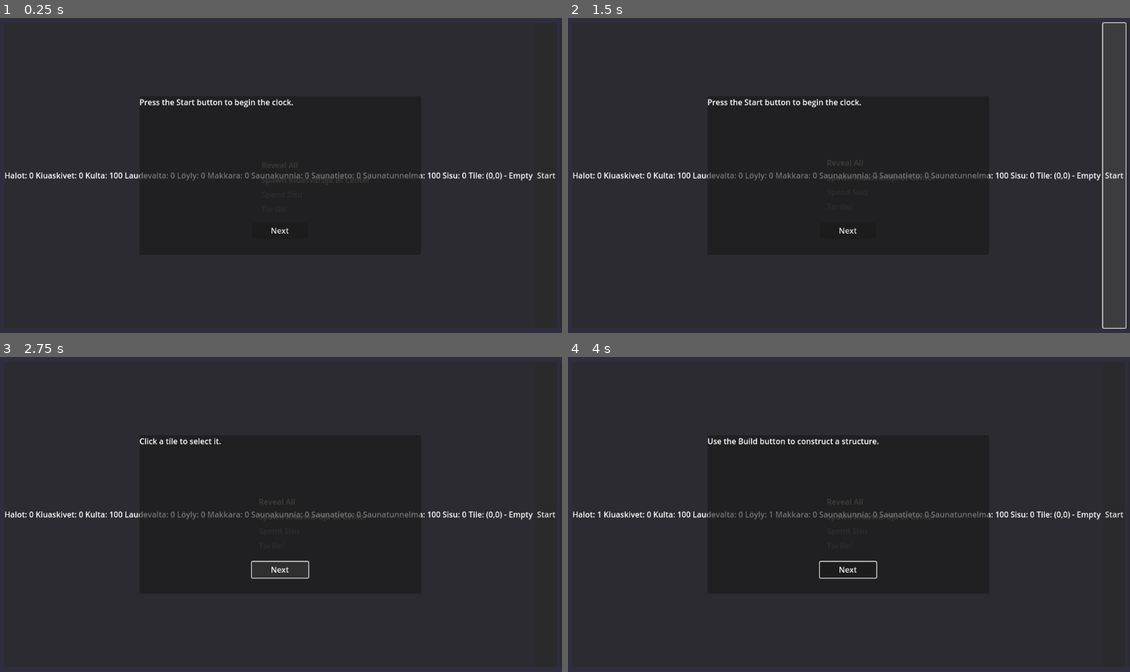
Above: before the commit, frames 1-4 (two rows, left to right).
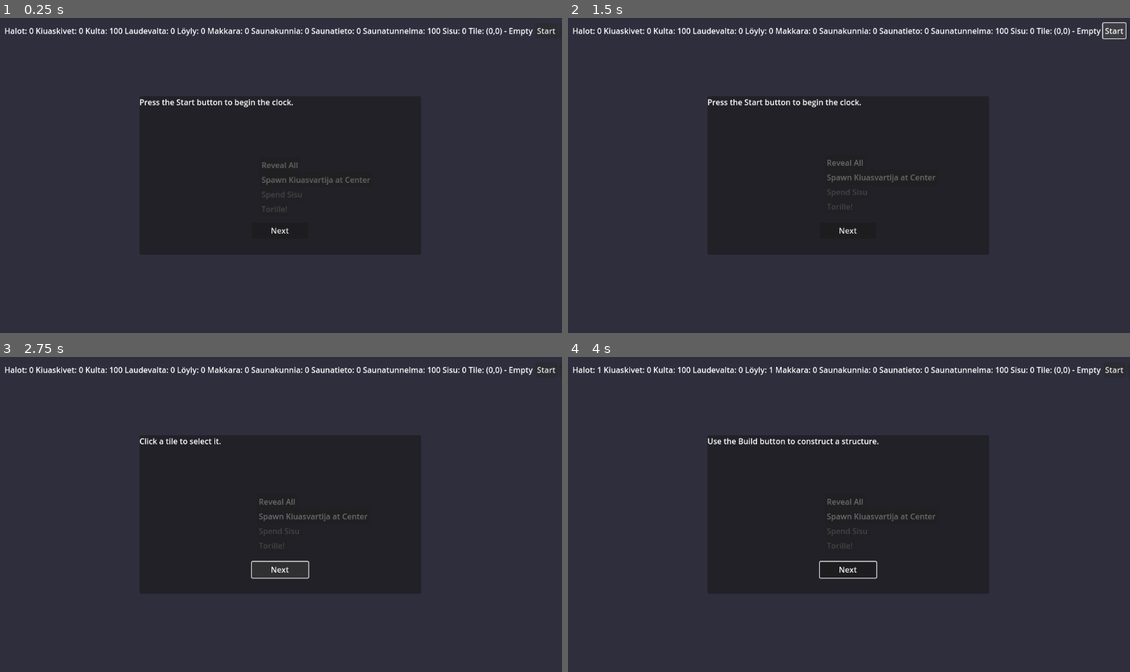
Above: after the commit, the same moments.

Repository: wasab1kastike/finsim_AA-club
Game: Godot game, scene res://scenes/ui/Main.tscn
Two runs of this game, one before a commit and one after it. Both use one fixed random seed, a clock stepped at 60 frames per second and the inputs below.
Inputs:
- Up to frame 1 (0.25 s): no input
- Up to frame 2 (1.5 s): click "Start" at 0.5 s; click "Start" at 1.25 s
- Up to frame 3 (2.75 s): click "Next" at 2 s
- Up to frame 4 (4 s): click "Next" at 2.75 s; click "Reveal All" at 3.5 s

The runs differ from the first frame. In frame 1, 2.2% of the frame differs, in the area x 0-99%, y 3-54%; in frame 2, 2.6%, in the area x 0-100%, y 3-99%; in frame 3, 2.1%; in frame 4, 2.1%.

Commit message:
fix: keep HUD at top

Diff:
--- a/scenes/ui/Hud.tscn
+++ b/scenes/ui/Hud.tscn
@@ -10,11 +10,11 @@
 anchor_left = 0.0
 anchor_top = 0.0
 anchor_right = 1.0
-anchor_bottom = 1.0
+anchor_bottom = 0.0
 offset_left = 12.0
 offset_top = 12.0
 offset_right = -12.0
-offset_bottom = -12.0
+offset_bottom = 0.0
 
 [node name="Panel" type="Panel" parent="MarginContainer"]
 anchor_left = 0.0
@@ -35,6 +35,7 @@
 offset_top = 0.0
 offset_right = 0.0
 offset_bottom = 0.0
+size_flags_vertical = 0
 
 [node name="ResourcesLabel" type="Label" parent="MarginContainer/Panel/HBoxContainer"]
 text = "Money: 0 Ammo: 0"
